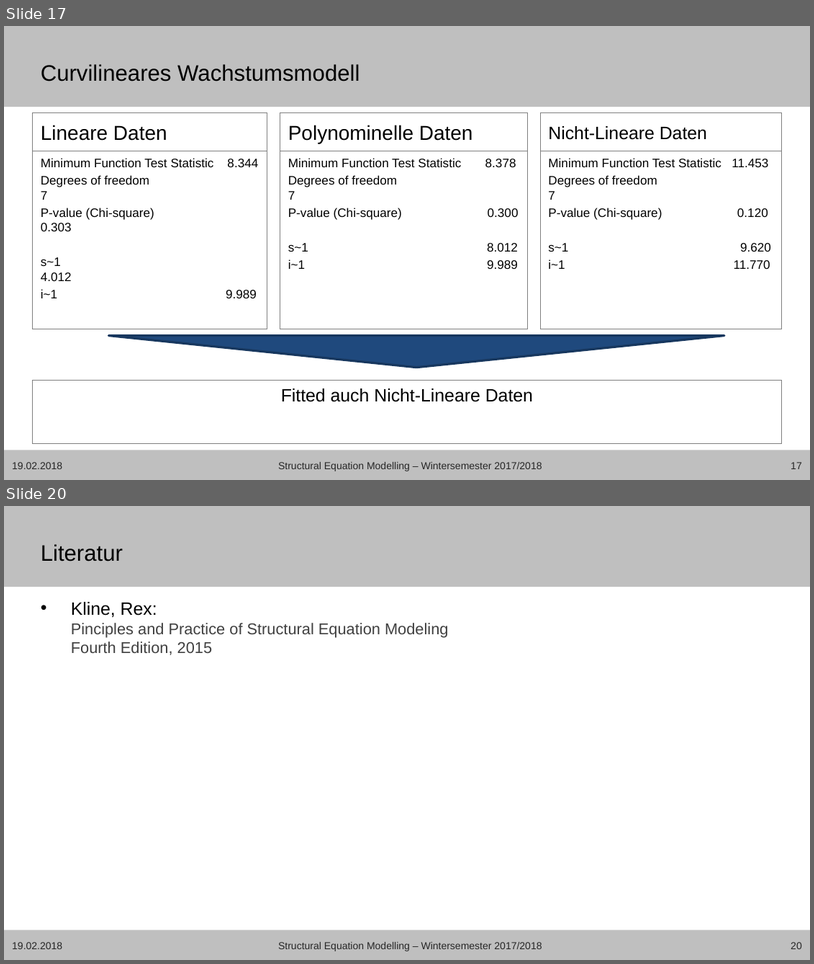
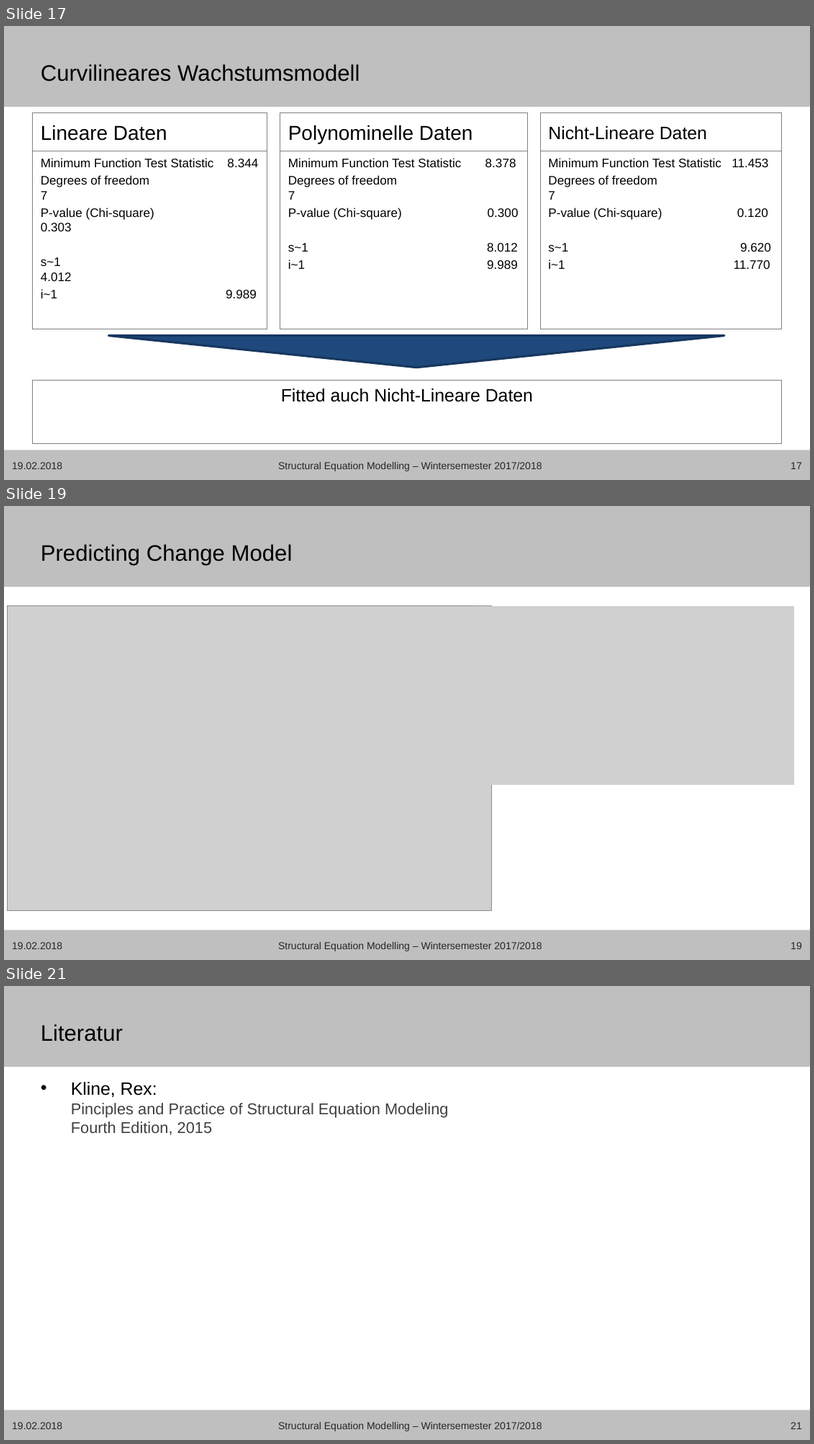
Before and after one commit to mircopp/Structural-Equation-Modeling, a slide deck: Christian_sem17_18_wachstumsmodelle_präsentation.pptx. Shown one above the other, each under a label of ours: slides 17 and 20 before the commit, slides 17, 19 and 21 after it; the slides between them are not shown. The pictures are 814x964 and 814x1444 pixels, drawn with LibreOffice and Linux fonts; fonts in the diff are those of the drawing; grey boxes stand for pictures; background and template pictures are left out. Boxes give left, top, right and bottom in pixels: in the first picture for what was removed or moved away, otherwise in the second. Text is boxed around its words. In the diff, an @@ line names an element or a change of style, - is before the commit and + after.

```diff
--- a/Christian_sem17_18_wachstumsmodelle_präsentation.pptx
+++ b/Christian_sem17_18_wachstumsmodelle_präsentation.pptx
@@ slide 19 added at (4, 506, 810, 960), background #FFFFFF; not listed: 2 template elements that a slide beside it also shows @@
@@ title added at (41, 544, 293, 566), 20 pt, text #000000 @@
+Predicting Change Model
@@ picture added at (7, 606, 492, 911) @@
@@ picture added at (477, 606, 795, 784) @@
@@ text added at (12, 942, 62, 949), 9 pt, text #262626 @@
+19.02.2018
@@ text added at (278, 942, 542, 951), 9 pt, text #262626 @@
+Structural Equation Modelling – Wintersemester 2017/2018
@@ page number added at (791, 942, 802, 949), 9 pt, text #262626 @@
+19
@@ what was slide 20 is now slide 21 @@
@@ page number at (791, 1422, 802, 1429): text changed @@
-20
+21
```
Also in this commit, not shown: 4 slides changed, 1 other slide added, 1 other file.
